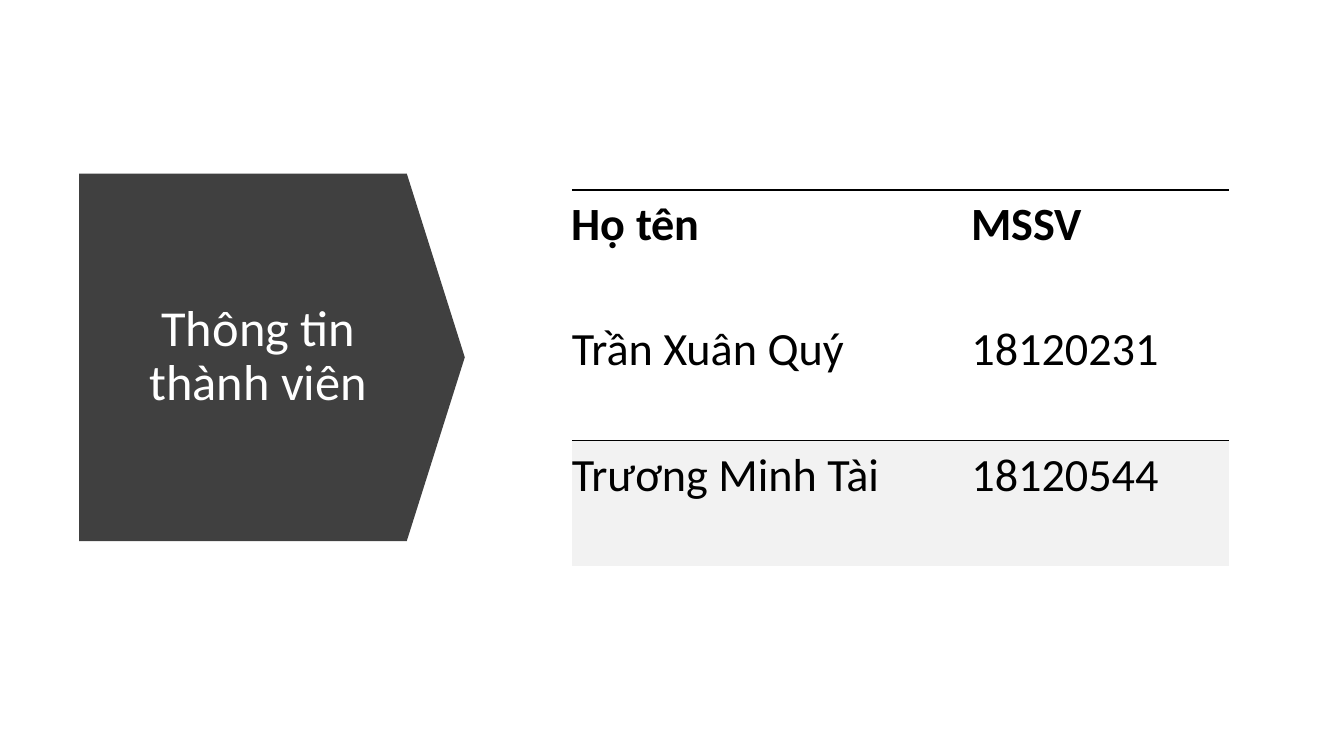
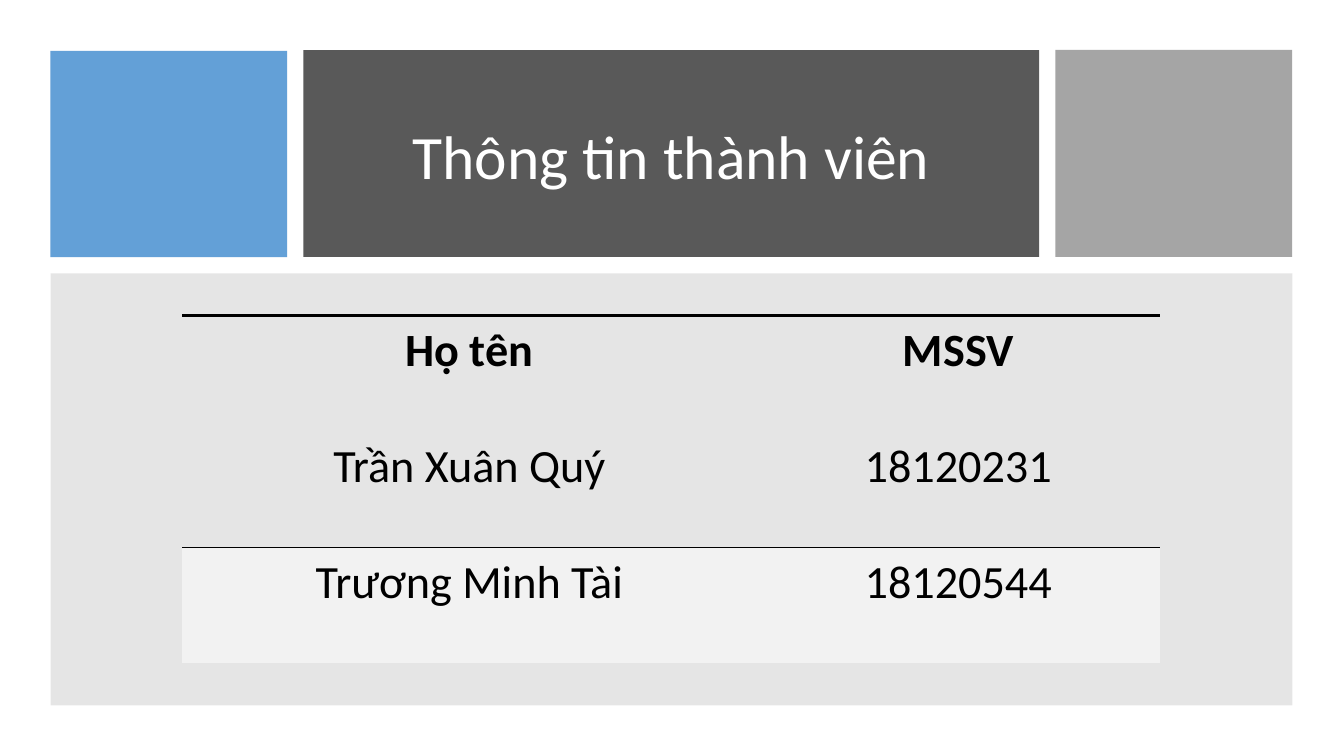
Before and after one commit to XQuyTran/DataScience_Project_HCMUS, a slide deck: slide 2 of presentation/Slide.pptx. Drawn at 1344x756 pixels with LibreOffice and Linux fonts; fonts in the diff are those of the drawing. Boxes give left, top, right and bottom in pixels: in the first picture for what was removed or moved away, otherwise in the second. Text is boxed around its words. In the diff, an @@ line names an element or a change of style, - is before the commit and + after.

```diff
--- a/presentation/Slide.pptx
+++ b/presentation/Slide.pptx
@@ rectangle added at (50, 50, 287, 257), fill #5B9BD5 at 95% opacity @@
@@ rectangle added at (303, 50, 1040, 257), fill #595959 @@
@@ rectangle added at (1056, 50, 1293, 257), fill #A5A5A5 @@
@@ title "Thông tin thành viên": place and size @@
-title "Thông tin thành viên" at (149, 311, 367, 401)
+title "Thông tin thành viên" at (413, 136, 929, 190)
@@ title "Thông tin thành viên" at (413, 136, 929, 190): size 36 to 44 pt @@
@@ down arrow removed at (80, 173, 466, 541) @@
@@ rectangle added at (50, 273, 1293, 705), fill #808080 at 20% opacity @@
@@ table at (182, 316, 1160, 663) @@
@@ alignment left to centre @@
@@ table: place and size @@
-table at (572, 190, 1229, 566)
+table at (182, 316, 1160, 663)
```
Also in this commit, not shown: 9 other slides changed, 12 slides added, 1 other file.
